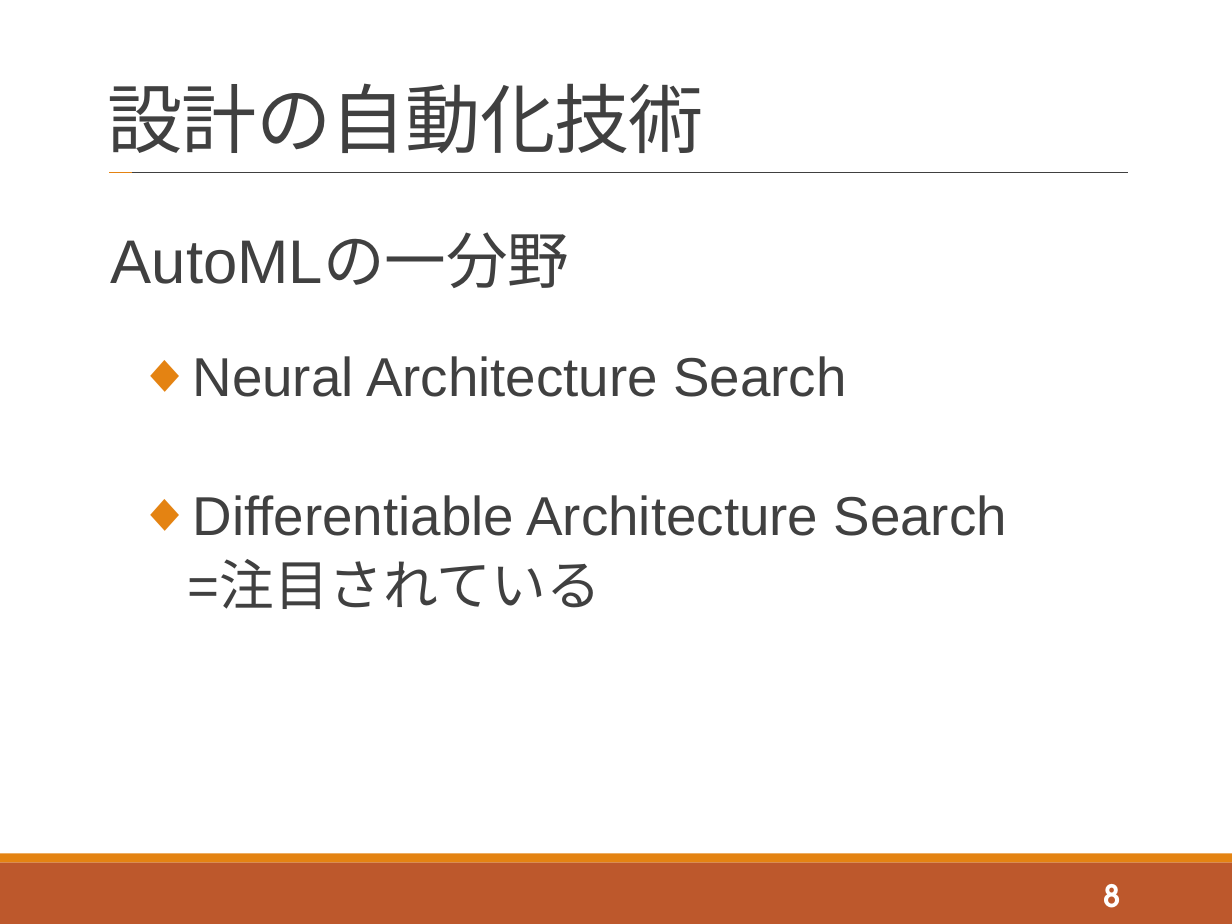
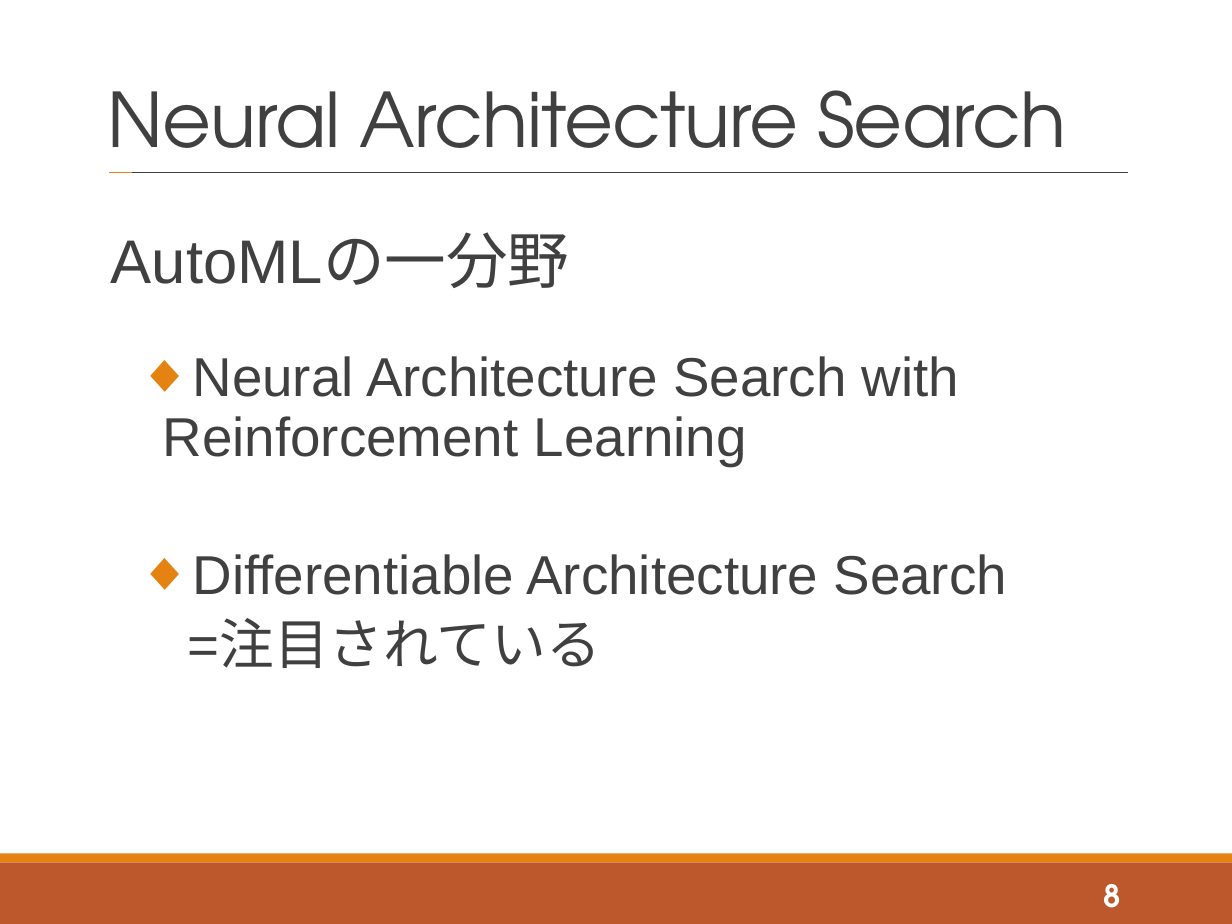
Before and after one commit to tatsuya-sugiyama/WeeklyReport, a slide deck: slide 8 of report/2020後期/2020_2nd_sugiyama.pptx. Drawn at 1232x924 pixels with LibreOffice and Linux fonts; fonts in the diff are those of the drawing. Boxes give left, top, right and bottom in pixels: in the first picture for what was removed or moved away, otherwise in the second. Text is boxed around its words. In the diff, an @@ line names an element or a change of style, - is before the commit and + after.

```diff
--- a/report/2020後期/2020_2nd_sugiyama.pptx
+++ b/report/2020後期/2020_2nd_sugiyama.pptx
@@ title at [108,90,1066,173]: text changed @@
-設計の自動化技術
+Neural Architecture Search
@@ text at [163,356,959,465]: text changed @@
-  ◆ Neural Architecture Search
+  ◆ Neural Architecture Search with Reinforcement Learning
```
Also in this commit, not shown: 14 other slides changed, 7 slides added, 2 slides removed.
